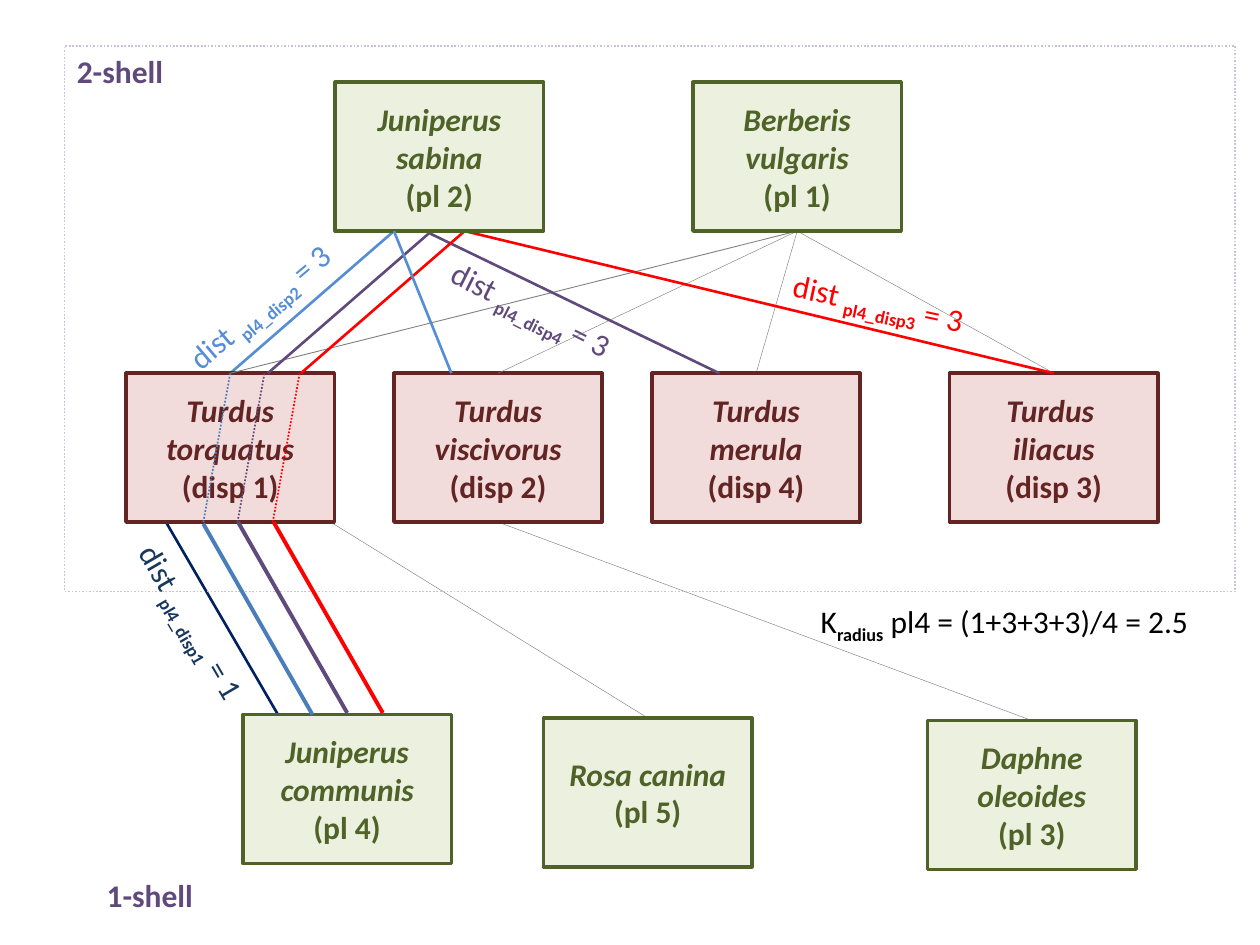
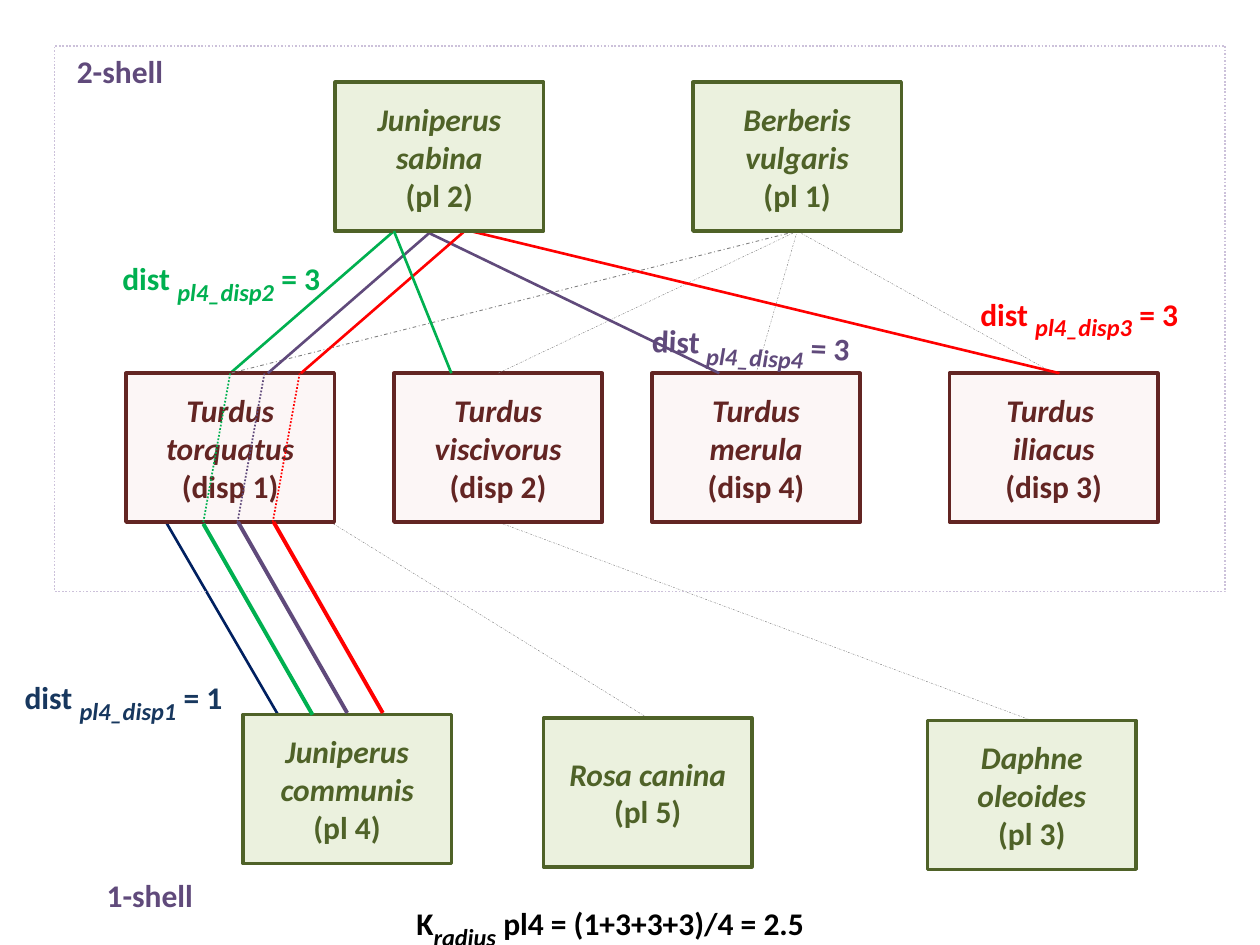
Before and after one commit to ghostdatalearner/texto_tutto, a slide deck: slide 2 of Appendices/SD_030_example_distances.pptx. Drawn at 1260x945 pixels with LibreOffice and Linux fonts; fonts in the diff are those of the drawing. Boxes give left, top, right and bottom in pixels: in the first picture for what was removed or moved away, otherwise in the second. Text is boxed around its words. In the diff, an @@ line names an element or a change of style, - is before the commit and + after.

```diff
--- a/Appendices/SD_030_example_distances.pptx
+++ b/Appendices/SD_030_example_distances.pptx
@@ rectangle: place and size @@
-rectangle at (64,45,1235,591)
+rectangle at (54,45,1225,591)
@@ line (394, 231) - (231, 373): stroke #558ED5 1.5 pt to #00B050 1.5 pt @@
@@ line (798, 231) - (231, 373): stroke #808080 0.5 pt to #808080 0.5 pt dashed @@
@@ line (394, 231) - (451, 373): stroke #558ED5 1.5 pt to #00B050 1.5 pt @@
@@ line moved from (465, 231) - (1053, 373) to (470, 231) - (1060, 373) @@
@@ line (798, 231) - (498, 373): stroke #808080 0.25 pt to #808080 0.25 pt dashed @@
@@ line (798, 231) - (756, 373): stroke #808080 0.25 pt to #808080 0.25 pt dashed @@
@@ line (798, 231) - (1053, 373): stroke #808080 0.25 pt to #808080 0.25 pt dashed @@
@@ text "dist pl4_disp2 = 3": place and size @@
-text "dist pl4_disp2 = 3" at (321,248,333,267)
+text "dist pl4_disp2 = 3" at (122,268,320,305)
@@ text "dist pl4_disp2 = 3" at (122,268,320,305): size 18 to 24 pt, italic on in "pl4_disp2"; text colour #558ED5 to #00B050; bold on in "dist = 3"; rotation 319 to 0 degrees @@
@@ text "dist pl4_disp3 = 3": place and size @@
-text "dist pl4_disp3 = 3" at (791,277,961,331)
+text "dist pl4_disp3 = 3" at (980,304,1178,340)
@@ text "dist pl4_disp3 = 3" at (980,304,1178,340): size 18 to 24 pt, italic on in "pl4_disp3"; bold on in "dist = 3"; rotation 11 to 0 degrees @@
@@ text "dist pl4_disp4 = 3": place and size @@
-text "dist pl4_disp4 = 3" at (493,302,603,356)
+text "dist pl4_disp4 = 3" at (652,330,849,373)
@@ text "dist pl4_disp4 = 3" at (652,330,849,373): size 18 to 24 pt, italic on in "pl4_disp4"; bold on in "dist = 3"; rotation 26 to 2 degrees @@
@@ line (203, 522) - (231, 373): stroke #4B7EBC 1 pt dashed to #00B050 1 pt dashed @@
@@ fill #F2DCDB to #FCF6F6 in 4 elements at (126,373,334,522), (394,373,602,522), (651,373,859,522), (950,373,1158,522) @@
@@ line (312, 714) - (203, 524): stroke #4B7EBC 2.25 pt to #00B050 2.25 pt @@
@@ line (334, 524) - (648, 718): stroke #808080 0.25 pt to #808080 0.25 pt dashed @@
@@ line (498, 522) - (1032, 721): stroke #808080 0.25 pt to #808080 0.25 pt dashed @@
@@ text "dist pl4_disp1 = 1": place and size @@
-text "dist pl4_disp1 = 1" at (153,606,246,701)
+text "dist pl4_disp1 = 1" at (25,687,222,724)
@@ text "dist pl4_disp1 = 1" at (25,687,222,724): size 18 to 24 pt, italic on in "pl4_disp1"; bold on in "dist = 1"; rotation 59 to 0 degrees @@
@@ text "Kradius pl4 = (1+3+3+3)/4 = ...": place and size @@
-text "Kradius pl4 = (1+3+3+3)/4 = ..." at (891,610,1188,638)
+text "Kradius pl4 = (1+3+3+3)/4 = ..." at (503,912,804,940)
@@ text "Kradius pl4 = (1+3+3+3)/4 = ..." at (503,912,804,940): size 18 to 24 pt, italic on in "Kradius"; bold on in "Kradius pl4 = (1+3+3+3)/4 = 2.5" @@
```
Also in this commit, not shown: 9 other files.
